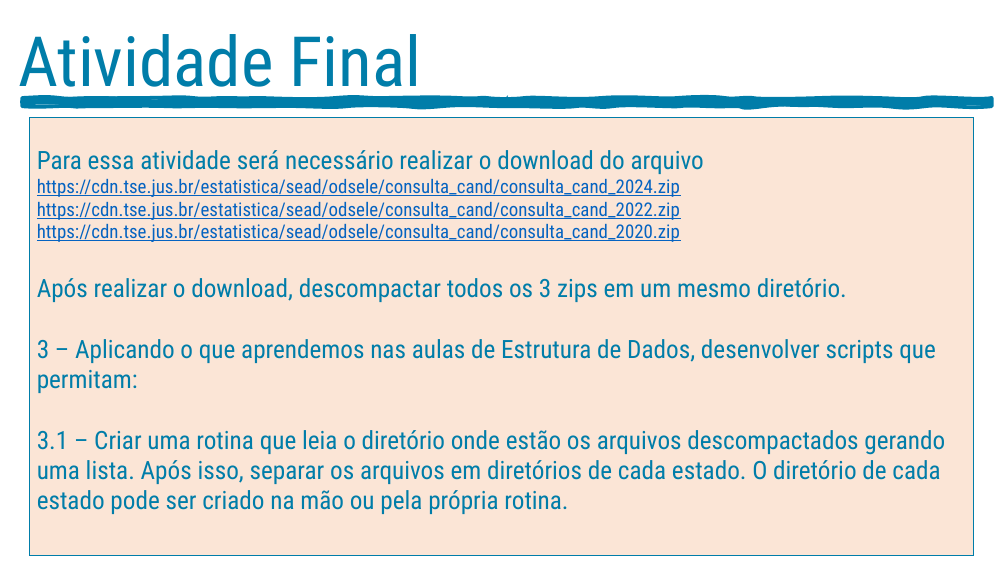
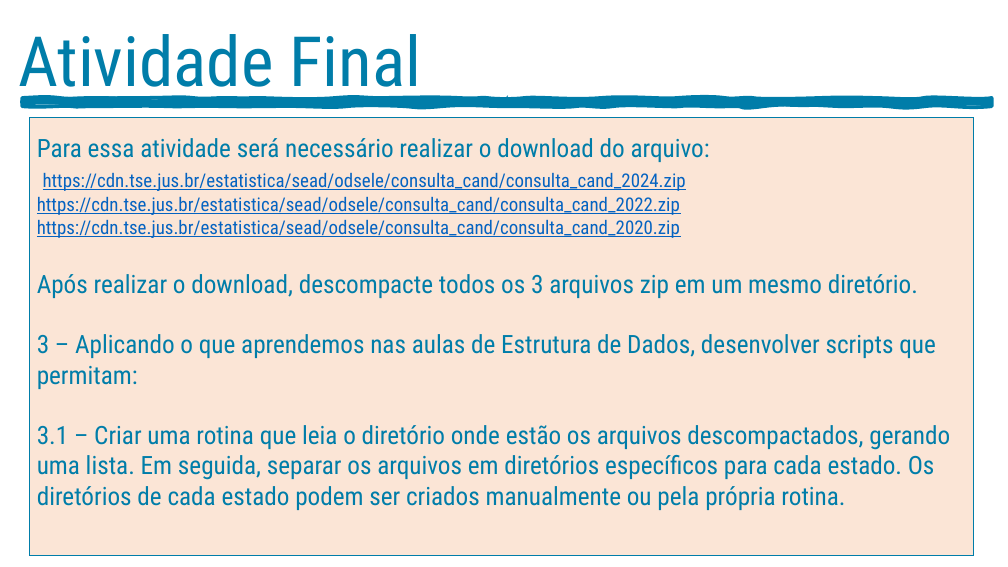
Before and after one commit to dbaassists/sirius_mba_engenharia_dados, a slide deck: slide 6 of 01_Estrutura_Dados/01_AVALIACAO_ESTRUTURA_DADOS_MBA_ENGENHARIA_DADOS.pptx. Drawn at 1008x567 pixels with LibreOffice and Linux fonts; fonts in the diff are those of the drawing. Boxes give left, top, right and bottom in pixels: in the first picture for what was removed or moved away, otherwise in the second. Text is boxed around its words. In the diff, an @@ line names an element or a change of style, - is before the commit and + after.

Commit message:
Avaliação disciplina Estrutura de Dados

```diff
--- a/01_Estrutura_Dados/01_AVALIACAO_ESTRUTURA_DADOS_MBA_ENGENHARIA_DADOS.pptx
+++ b/01_Estrutura_Dados/01_AVALIACAO_ESTRUTURA_DADOS_MBA_ENGENHARIA_DADOS.pptx
@@ text "Para essa atividade será necessário ...": place and size @@
-text "Para essa atividade será necessário ..." at <box>37,150,945,514</box>
+text "Para essa atividade será necessário ..." at <box>37,138,950,510</box>
@@ text at <box>37,138,710,191</box>: text changed @@
-Para essa atividade será necessário realizar o download do arquivo https://cdn.tse.jus.br/estatistica/sead/odsele/consulta_cand/consulta_cand_2024.zip
+Para essa atividade será necessário realizar o download do arquivo:
+https://cdn.tse.jus.br/estatistica/sead/odsele/consulta_cand/consulta_cand_2024.zip
@@ text at <box>37,274,918,298</box>: text changed @@
-Após realizar o download, descompactar todos os 3 zips em um mesmo diretório.
+Após realizar o download, descompacte todos os 3 arquivos zip em um mesmo diretório.
@@ text at <box>37,425,950,510</box>: text changed @@
-3.1 – Criar uma rotina que leia o diretório onde estão os arquivos descompactados gerando uma lista. Após isso, separar os arquivos em diretórios de cada estado. O diretório de cada estado pode ser criado na mão ou pela própria rotina.
+3.1 – Criar uma rotina que leia o diretório onde estão os arquivos descompactados, gerando uma lista. Em seguida, separar os arquivos em diretórios específicos para cada estado. Os diretórios de cada estado podem ser criados manualmente ou pela própria rotina.
```
Also in this commit, not shown: 2 other slides changed.
